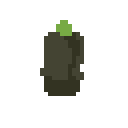
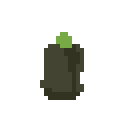
Before/after of a 128×128 layered artwork. What changed in the layer stack:
painted on "Background" over [40, 20, 84, 100]
